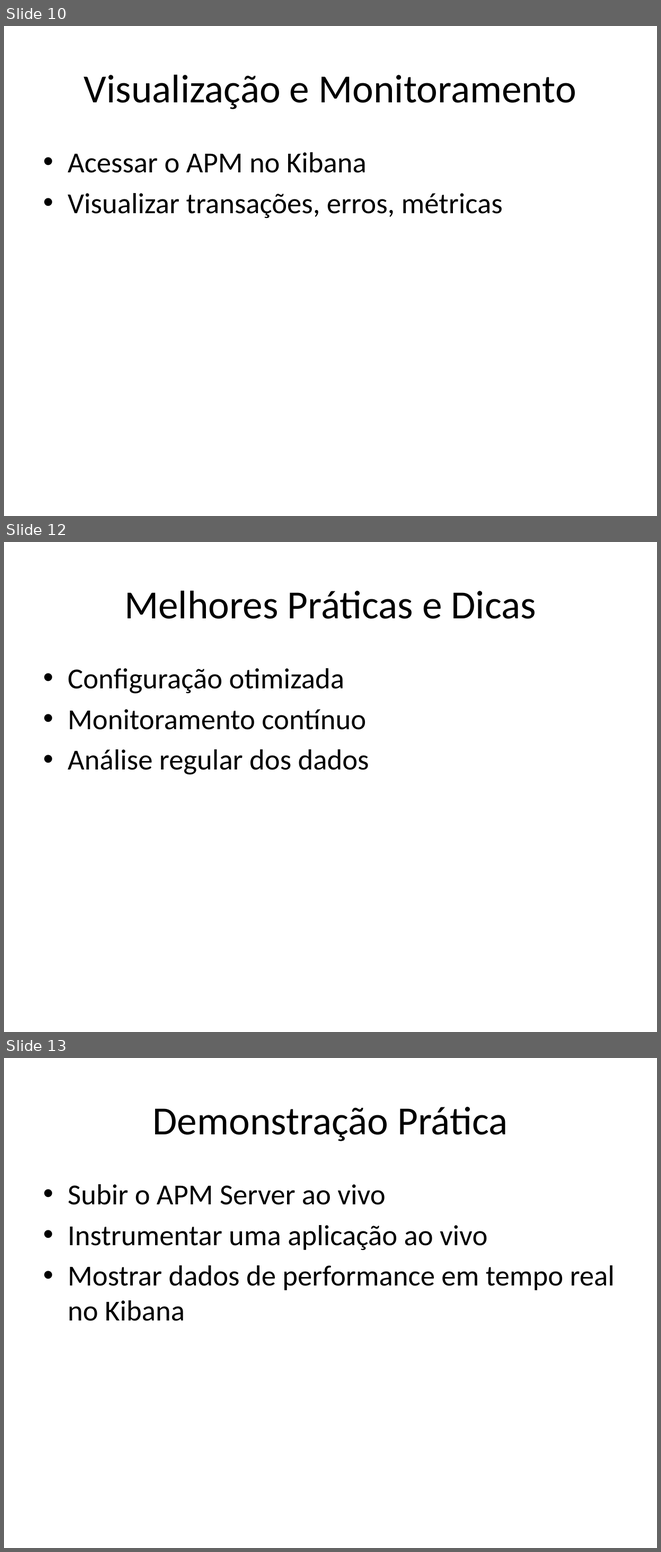
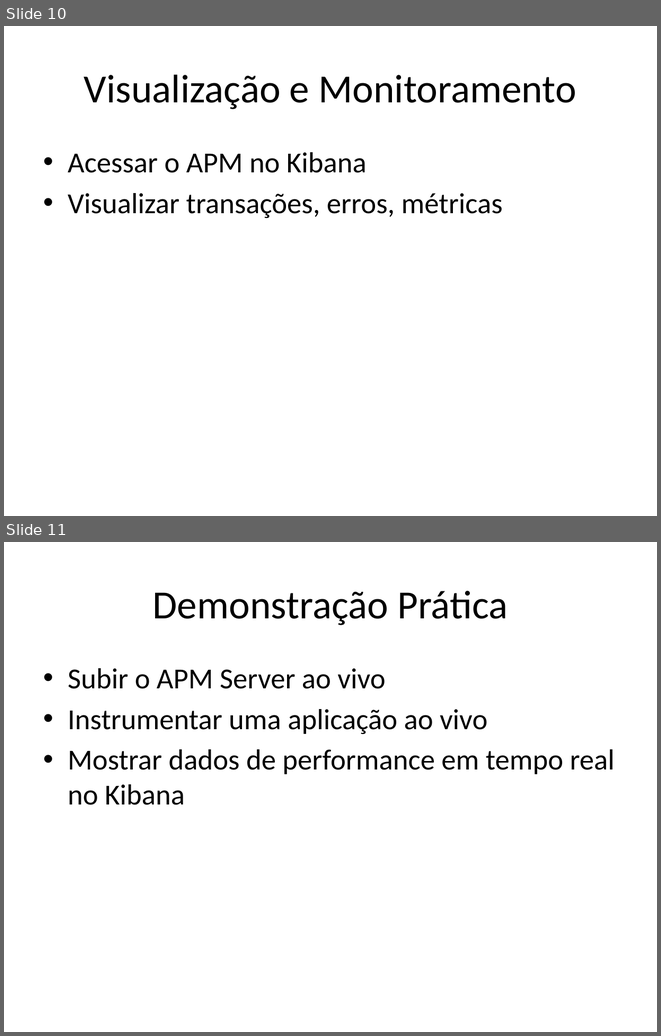
Before and after one commit to gabrielporto/2-Meetup-Elastic-Dito-em-BH, a slide deck: Elastic_APM_Presentation.pptx. Shown one above the other, each under a label of ours: slides 10, 12 and 13 before the commit, slides 10 and 11 after it; the slides between them are not shown. The pictures are 661x1552 and 661x1036 pixels, drawn with LibreOffice and Linux fonts; fonts in the diff are those of the drawing. Boxes give left, top, right and bottom in pixels: in the first picture for what was removed or moved away, otherwise in the second. Text is boxed around its words. In the diff, an @@ line names an element or a change of style, - is before the commit and + after.

```diff
--- a/Elastic_APM_Presentation.pptx
+++ b/Elastic_APM_Presentation.pptx
@@ slide 12 removed at (4, 542, 657, 1032), background #FFFFFF @@
@@ title removed at (124, 590, 536, 619) @@
-Melhores Práticas e Dicas
@@ text removed at (68, 668, 369, 775) @@
-• Configuração otimizada
-• Monitoramento contínuo
-• Análise regular dos dados
@@ what was slide 13 is now slide 11 @@
```
Also in this commit, not shown: 2 other slides removed.
